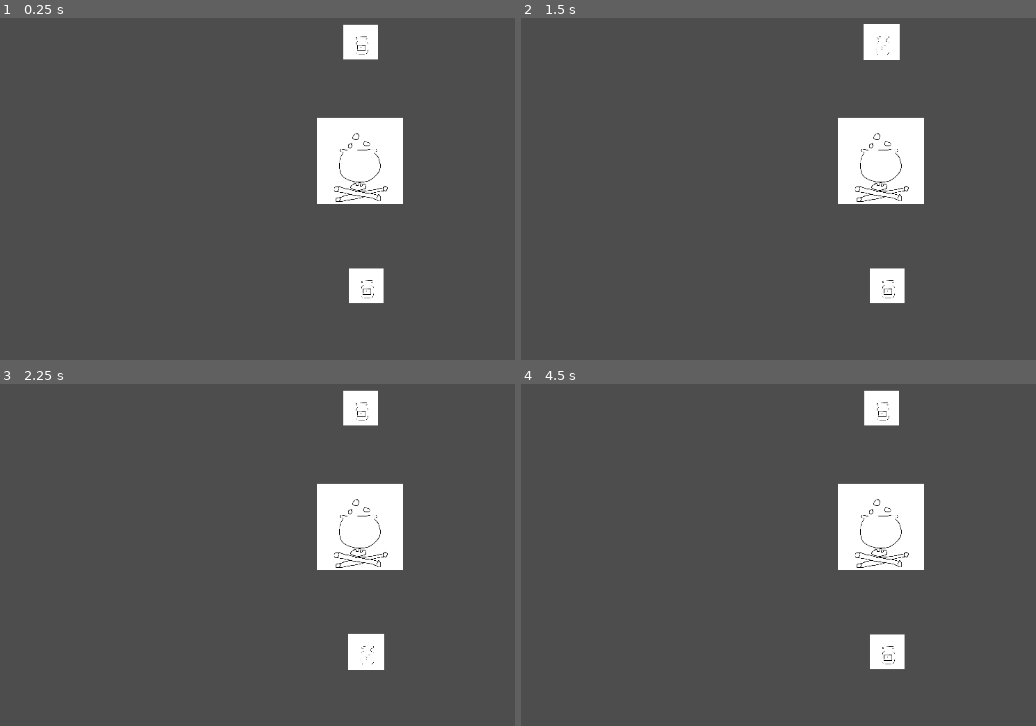
Above: before the commit, frames 1-4 (two rows, left to right).
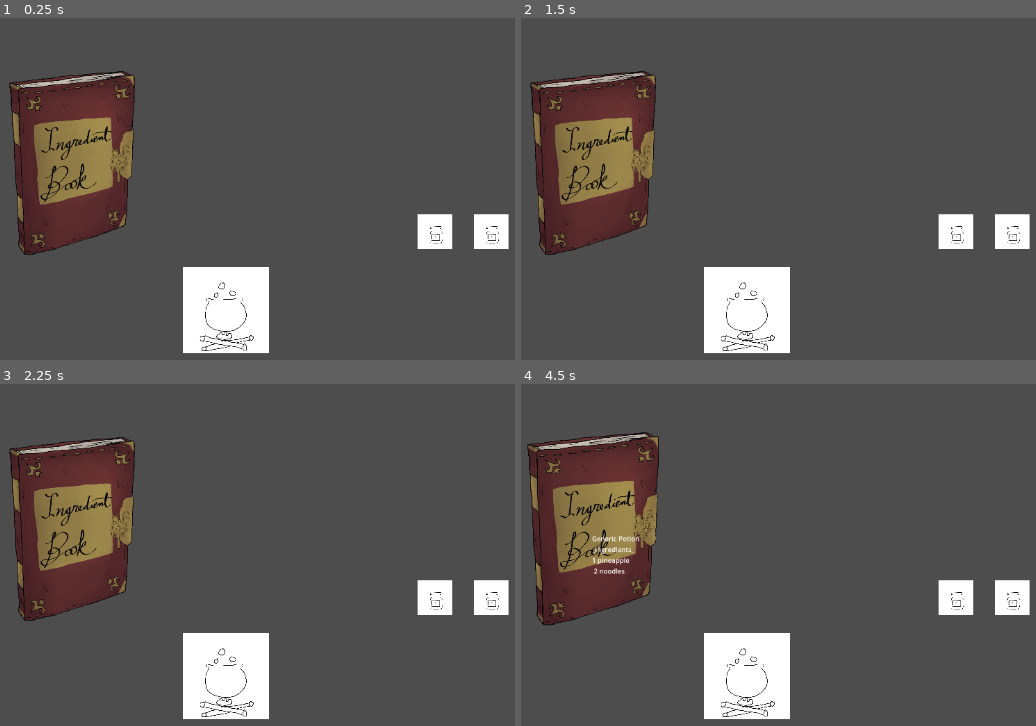
Above: after the commit, the same moments.

Repository: IFlewDowntheStairsOnce/AFK_Atelier
Game: Godot game, scene res://scenes/game.tscn
The game is run twice, just before and just after one commit, with the same random seed, the same clock (stepped at 60 frames per second) and the same inputs.
Inputs (mouse positions are in pixels of both pictures, inside the frame that each line leads up to):
- Up to frame 1 (0.25 s): no input
- Up to frame 2 (1.5 s): tap Enter at 0.5 s; move the mouse to (881, 161) at 0.52 s; click (881, 161) at 0.6 s; tap Space at 1.25 s; move the mouse to (881, 41) at 1.27 s; click (881, 41) at 1.35 s
- Up to frame 3 (2.25 s): tap Enter at 2 s; move the mouse to (365, 650) at 2.02 s; click (365, 650) at 2.1 s
- Up to frame 4 (4.5 s): tap Space at 2.75, 4.25 s; move the mouse to (835, 619) at 2.77 s; click (835, 619) at 2.85 s; tap Enter at 3.5 s; move the mouse to (outside the picture) at 3.52 s; click (outside the picture) at 3.6 s; move the mouse to (634, 462) at 4.27 s; click (634, 462) at 4.35 s

The runs differ from the first frame. In frame 1, 22% of the frame differs, in the area x 1-99%, y 1-98%; in frame 2, 22%; in frame 3, 22%; in frame 4, 23%.

Commit message:
Created ingredient book scene (incomplete)
Remember to update when the background and desk is completed

Diff:
--- a/scenes/game.tscn
+++ b/scenes/game.tscn
@@ -1,24 +1,28 @@
-[gd_scene load_steps=4 format=3 uid="uid://mh4dgsi3sr37"]
+[gd_scene load_steps=5 format=3 uid="uid://mh4dgsi3sr37"]
 
 [ext_resource type="Script" path="res://scripts/main.gd" id="1_6qw2n"]
 [ext_resource type="PackedScene" uid="uid://7ltgkqo1p1n6" path="res://scenes/generics/generic_ingredient.tscn" id="1_ke3q3"]
 [ext_resource type="PackedScene" uid="uid://davwn74ysxkvq" path="res://scenes/generics/generic_cauldron.tscn" id="2_lt8my"]
+[ext_resource type="PackedScene" uid="uid://b3bvim3bxn2k" path="res://scenes/ingredient_book.tscn" id="4_2vxxl"]
 
 [node name="main" type="Node2D"]
 script = ExtResource("1_6qw2n")
 
 [node name="cauldron" parent="." instance=ExtResource("2_lt8my")]
-position = Vector2(586, 318)
+position = Vector2(393, 533)
 
 [node name="ingredient" parent="." instance=ExtResource("1_ke3q3")]
-position = Vector2(587, 147)
+position = Vector2(694, 420)
 id = 1
-initial_position = Vector2(587, 147)
+initial_position = Vector2(694, 420)
 
 [node name="ingredient2" parent="." instance=ExtResource("1_ke3q3")]
-position = Vector2(595, 498)
+position = Vector2(775, 420)
 id = 2
-initial_position = Vector2(595, 498)
+initial_position = Vector2(775, 420)
+
+[node name="Ingredient Book" parent="." instance=ExtResource("4_2vxxl")]
+position = Vector2(170, 328)
 
 [connection signal="add_ingredient" from="ingredient" to="cauldron" method="_on_ingredient_add_ingredient"]
 [connection signal="add_ingredient" from="ingredient2" to="cauldron" method="_on_ingredient_2_add_ingredient"]
--- /dev/null
+++ b/scenes/ingredient_book.tscn
@@ -0,0 +1,42 @@
+[gd_scene load_steps=4 format=3 uid="uid://b3bvim3bxn2k"]
+
+[ext_resource type="Texture2D" uid="uid://bm668dbrf8202" path="res://assets/pngs/ingredient_booksprite.png" id="1_crtqs"]
+[ext_resource type="Script" path="res://scripts/ingredient_book.gd" id="1_fcxms"]
+
+[sub_resource type="RectangleShape2D" id="RectangleShape2D_r736l"]
+size = Vector2(21.2209, 31.2791)
+
+[node name="Ingredient Book" type="Node2D"]
+script = ExtResource("1_fcxms")
+
+[node name="Sprite2D" type="Sprite2D" parent="."]
+scale = Vector2(0.25, 0.25)
+texture = ExtResource("1_crtqs")
+
+[node name="Control" type="Control" parent="Sprite2D"]
+visible = false
+layout_mode = 3
+anchors_preset = 0
+offset_right = 40.0
+offset_bottom = 40.0
+scale = Vector2(2.28, 2.28)
+
+[node name="Label" type="Label" parent="Sprite2D/Control"]
+layout_mode = 0
+offset_right = 40.0
+offset_bottom = 23.0
+text = "Generic Potion
+_Ingredients_
+1 pineapple
+ 2 noodles"
+
+[node name="Area2D" type="Area2D" parent="."]
+
+[node name="CollisionShape2D" type="CollisionShape2D" parent="Area2D"]
+position = Vector2(5, -11)
+scale = Vector2(9.03002, 9.03002)
+shape = SubResource("RectangleShape2D_r736l")
+
+[connection signal="input_event" from="Area2D" to="." method="_on_area_2d_input_event"]
+[connection signal="mouse_entered" from="Area2D" to="." method="_on_area_2d_mouse_entered"]
+[connection signal="mouse_exited" from="Area2D" to="." method="_on_area_2d_mouse_exited"]
--- /dev/null
+++ b/scripts/ingredient_book.gd
@@ -0,0 +1,33 @@
+extends Node2D
+
+var selected = false
+var display = false
+var list
+
+func _ready():
+	list = get_node("Sprite2D/Control")
+
+# Ingredient is selected when the left mouse button is clicked inside its Area2d.
+func _on_area_2d_input_event(_viewport: Node, _event: InputEvent, _shape_idx: int) -> void:
+	if Input.is_action_just_pressed("click"):
+		if not selected:
+			selected = true
+		else:
+			selected = false
+
+# Ingredient follows the mouse while it is selected
+func _physics_process(delta: float) -> void:
+	if selected:
+		list.show()
+	else:
+		list.hide()
+
+# Book increases in size when mouse hovers over it (for flavor).
+func _on_area_2d_mouse_entered() -> void:
+	if not selected:
+		scale = Vector2(1.05, 1.05)
+
+# Book returns to normal size when mouse is not hovering over it.
+func _on_area_2d_mouse_exited() -> void:
+	if not selected:
+		scale = Vector2(1, 1)
Binary file added: assets/pngs/ingredient_booksprite.png
Not shown, added: assets/pngs/ingredient_booksprite.png.import
